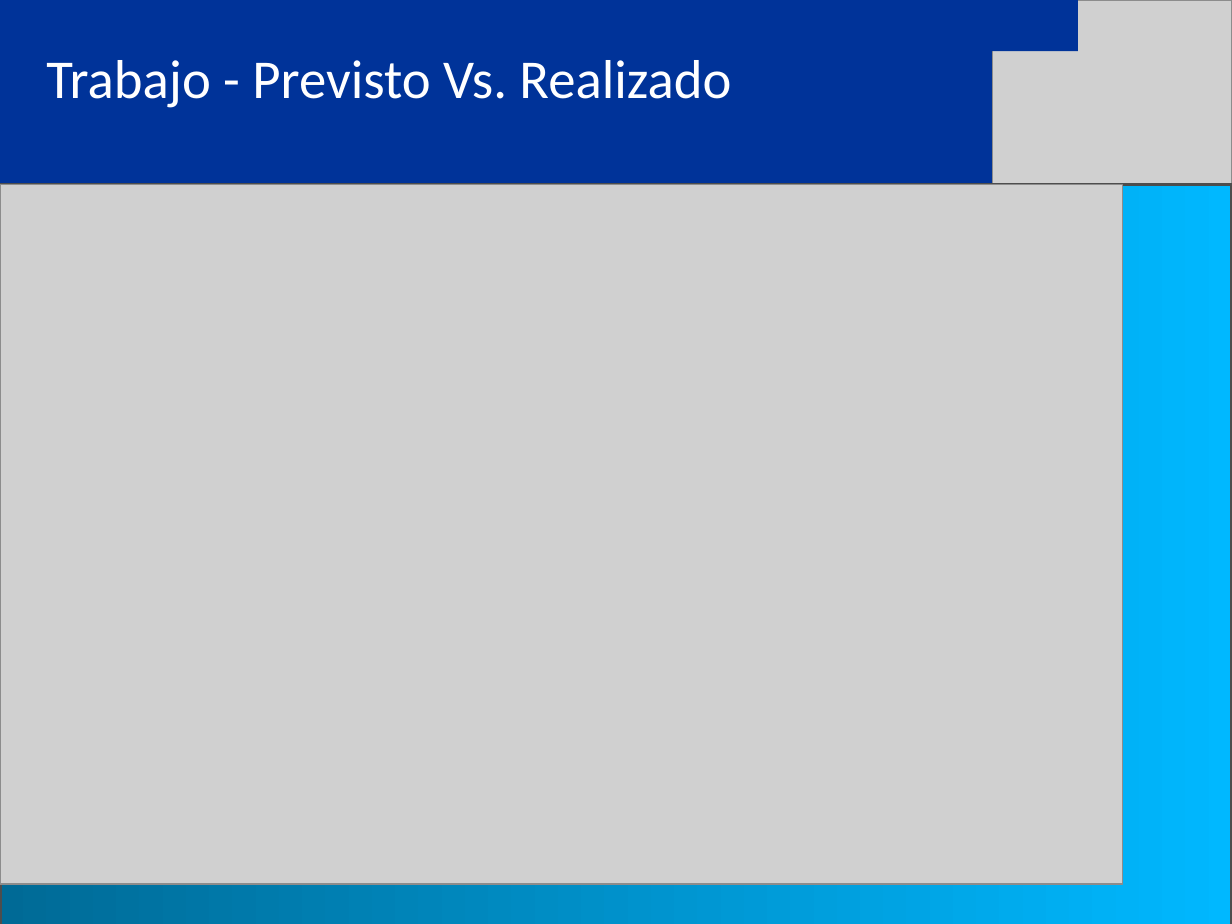
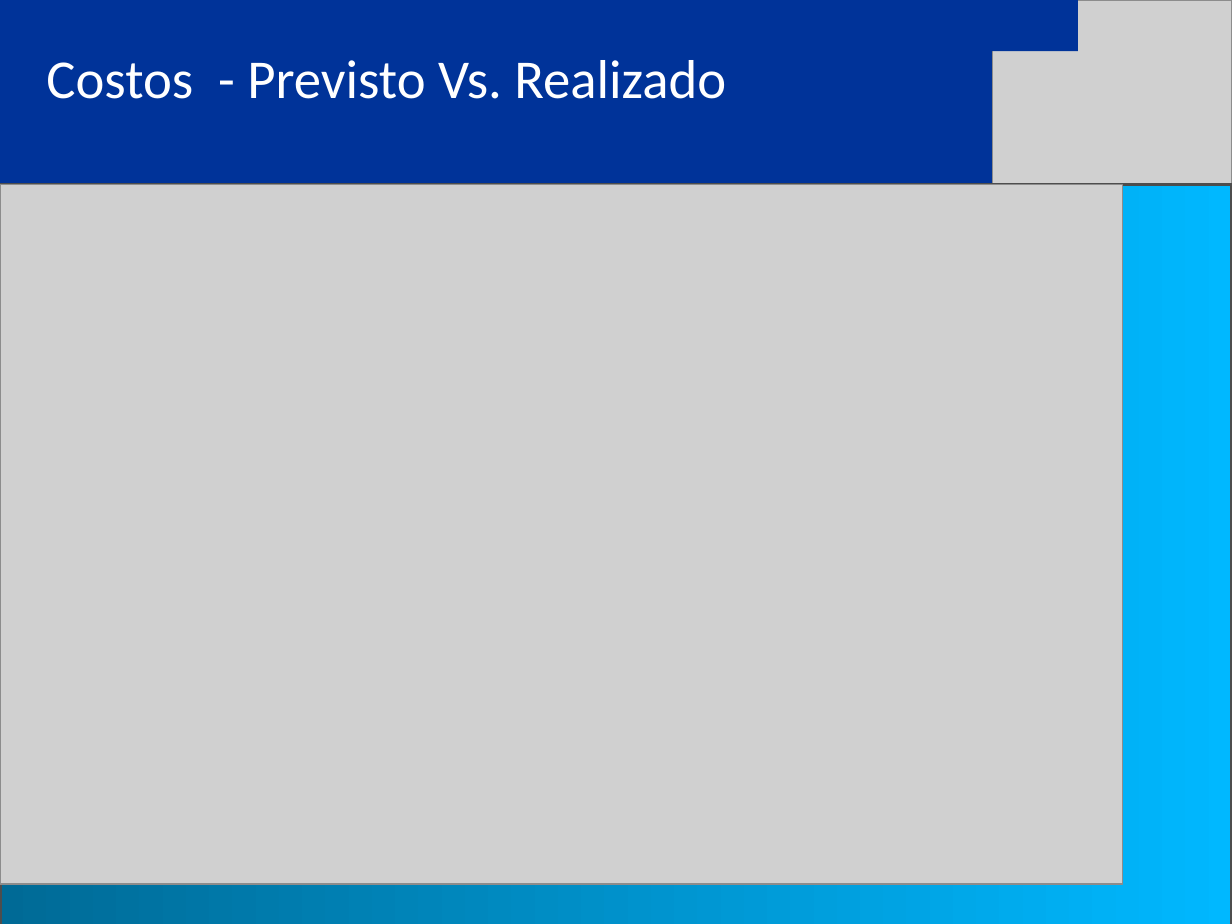
Before and after one commit to eallegretta/bagge, a slide deck: slide 4 of Documentation/06 Implementación y soporte/Entrega final/SETI_Presentación Final (PB - FE).ppt (slide 5 before the commit). Drawn at 1232x924 pixels with LibreOffice and Linux fonts; fonts in the diff are those of the drawing; grey boxes stand for pictures. Boxes give left, top, right and bottom in pixels: in the first picture for what was removed or moved away, otherwise in the second. Text is boxed around its words. In the diff, an @@ line names an element or a change of style, - is before the commit and + after.

```diff
--- a/Documentation/06 Implementación y soporte/Entrega final/SETI_Presentación Final (PB - FE).ppt
+++ b/Documentation/06 Implementación y soporte/Entrega final/SETI_Presentación Final (PB - FE).ppt
@@ text at (46,60,726,99): text changed @@
-Trabajo - Previsto Vs. Realizado
+Costos - Previsto Vs. Realizado
```
Also in this commit, not shown: 4 other slides changed, 2 slides added, 2 slides removed, 1 other file.
